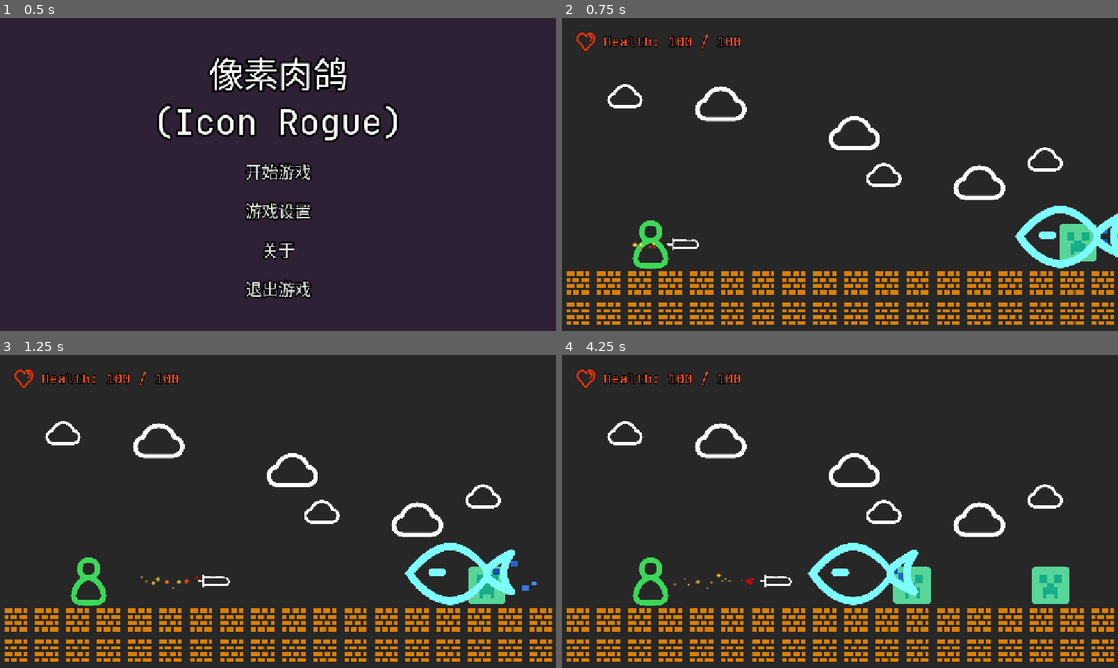
Above: before the commit, frames 1-4 (two rows, left to right).
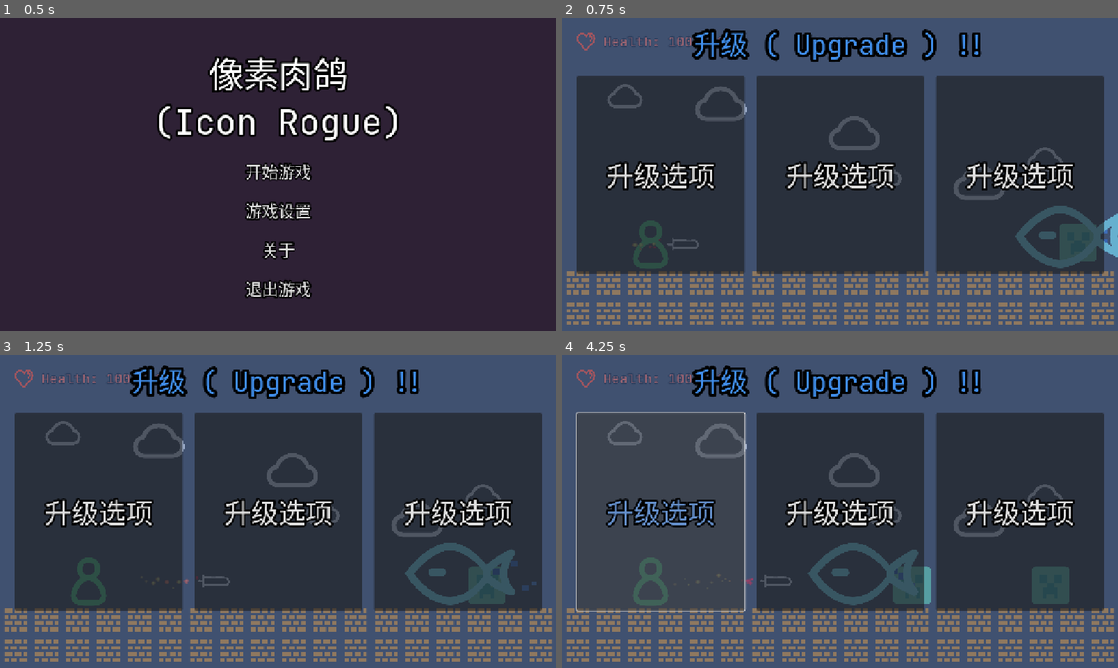
Above: after the commit, the same moments.

Repository: qingzhixing/Icon-Rogue
Game: Godot game, scene res://scene/start_page.tscn
Same seed, same stepped clock (60 frames per second), same inputs: the game is played once before the commit and once after it.
Inputs (mouse positions are in pixels of both pictures, inside the frame that each line leads up to):
- Up to frame 1 (0.5 s): no input
- Up to frame 2 (0.75 s): click "开始游戏" at 0.5 s
- Up to frame 3 (1.25 s): no input
- Up to frame 4 (4.25 s): click (662, 511) at 1.25 s, where only the run after the commit has a clickable "升级选项"; click (840, 511) at 2 s, where only the run after the commit has a clickable "升级选项"; click (1017, 511) at 2.75 s, where only the run after the commit has a clickable "升级选项"; click (662, 511) at 3.5 s, where only the run after the commit has a clickable "升级选项"

Frame 1 is identical in both runs. In frame 2, 51% of the frame differs, in the area x 0-100%, y 0-100%; in frame 3, 51%; in frame 4, 68%.

Commit message:
💞 制作升级页面中

Diff:
--- a/scene/game_scene.tscn
+++ b/scene/game_scene.tscn
@@ -315,6 +315,107 @@
 theme_override_font_sizes/font_size = 32
 text = "Back"
 
+[node name="Upgrade Menu Overlay" type="Control" parent="HoverUI"]
+layout_mode = 3
+anchors_preset = 0
+offset_right = 1152.0
+offset_bottom = 648.0
+size_flags_horizontal = 3
+size_flags_vertical = 3
+
+[node name="background" type="ColorRect" parent="HoverUI/Upgrade Menu Overlay"]
+offset_right = 1152.0
+offset_bottom = 648.0
+color = Color(0.33, 0.448, 0.666, 0.561)
+
+[node name="MarginContainer" type="MarginContainer" parent="HoverUI/Upgrade Menu Overlay"]
+layout_mode = 2
+offset_right = 1152.0
+offset_bottom = 648.0
+theme_override_constants/margin_left = 20
+theme_override_constants/margin_top = 20
+theme_override_constants/margin_right = 20
+theme_override_constants/margin_bottom = 20
+
+[node name="HBoxContainer" type="HBoxContainer" parent="HoverUI/Upgrade Menu Overlay/MarginContainer"]
+layout_mode = 2
+alignment = 1
+
+[node name="MarginContainer" type="MarginContainer" parent="HoverUI/Upgrade Menu Overlay/MarginContainer/HBoxContainer"]
+layout_mode = 2
+size_flags_horizontal = 3
+theme_override_constants/margin_left = 10
+theme_override_constants/margin_top = 100
+theme_override_constants/margin_right = 10
+theme_override_constants/margin_bottom = 100
+
+[node name="VBoxContainer" type="VBoxContainer" parent="HoverUI/Upgrade Menu Overlay/MarginContainer/HBoxContainer/MarginContainer"]
+layout_mode = 2
+size_flags_horizontal = 3
+alignment = 1
+
+[node name="Button_Left" type="Button" parent="HoverUI/Upgrade Menu Overlay/MarginContainer/HBoxContainer/MarginContainer/VBoxContainer"]
+layout_mode = 2
+size_flags_vertical = 3
+theme = ExtResource("2_ouui0")
+theme_override_constants/outline_size = 15
+theme_override_font_sizes/font_size = 56
+text = "升级选项"
+
+[node name="MarginContainer2" type="MarginContainer" parent="HoverUI/Upgrade Menu Overlay/MarginContainer/HBoxContainer"]
+layout_mode = 2
+size_flags_horizontal = 3
+theme_override_constants/margin_left = 10
+theme_override_constants/margin_top = 100
+theme_override_constants/margin_right = 10
+theme_override_constants/margin_bottom = 100
+
+[node name="VBoxContainer2" type="VBoxContainer" parent="HoverUI/Upgrade Menu Overlay/MarginContainer/HBoxContainer/MarginContainer2"]
+layout_mode = 2
+size_flags_horizontal = 3
+alignment = 1
+
+[node name="Button_Mid" type="Button" parent="HoverUI/Upgrade Menu Overlay/MarginContainer/HBoxContainer/MarginContainer2/VBoxContainer2"]
+layout_mode = 2
+size_flags_vertical = 3
+theme = ExtResource("2_ouui0")
+theme_override_constants/outline_size = 15
+theme_override_font_sizes/font_size = 56
+text = "升级选项"
+
+[node name="MarginContainer3" type="MarginContainer" parent="HoverUI/Upgrade Menu Overlay/MarginContainer/HBoxContainer"]
+layout_mode = 2
+size_flags_horizontal = 3
+theme_override_constants/margin_left = 10
+theme_override_constants/margin_top = 100
+theme_override_constants/margin_right = 10
+theme_override_constants/margin_bottom = 100
+
+[node name="VBoxContainer3" type="VBoxContainer" parent="HoverUI/Upgrade Menu Overlay/MarginContainer/HBoxContainer/MarginContainer3"]
+layout_mode = 2
+size_flags_horizontal = 3
+alignment = 1
+
+[node name="Button_Right" type="Button" parent="HoverUI/Upgrade Menu Overlay/MarginContainer/HBoxContainer/MarginContainer3/VBoxContainer3"]
+layout_mode = 2
+size_flags_vertical = 3
+theme = ExtResource("2_ouui0")
+theme_override_constants/outline_size = 15
+theme_override_font_sizes/font_size = 56
+text = "升级选项"
+
+[node name="Label" type="Label" parent="HoverUI/Upgrade Menu Overlay"]
+layout_mode = 0
+offset_right = 1152.0
+offset_bottom = 104.0
+theme = ExtResource("2_ouui0")
+theme_override_colors/font_color = Color(0.252438, 0.557432, 0.919946, 1)
+theme_override_constants/outline_size = 25
+theme_override_font_sizes/font_size = 55
+text = "升级 ( Upgrade ) !!"
+horizontal_alignment = 1
+vertical_alignment = 1
+
 [node name="Camera2D" type="Camera2D" parent="."]
 position_smoothing_enabled = true
 
--- a/script/entity/enemy/creeper.gd
+++ b/script/entity/enemy/creeper.gd
@@ -5,8 +5,6 @@
 @export var can_explode = true;
 
 @export var explode_scene: PackedScene;
-
-@onready var entity_data: EntityData = $EntityData
 
 func _ready() -> void:
 	add_constant_force(Vector2(entity_data.get_constant_force_x(), 0))
--- a/script/entity/enemy/enemy.gd
+++ b/script/entity/enemy/enemy.gd
@@ -1 +1,2 @@
 class_name Enemy extends RigidBody2D
+@onready var entity_data: EntityData = $EntityData
--- a/script/entity/enemy/fish.gd
+++ b/script/entity/enemy/fish.gd
@@ -8,7 +8,6 @@
 
 var _disapearing: bool = false;
 
-@onready var entity_data: EntityData = $EntityData
 
 func _ready() -> void:
 	add_constant_force(Vector2(entity_data.get_constant_force_x(), 0));
